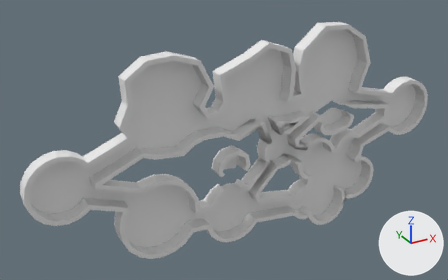
A saved change to the FBX model Assets/Models/Levels/Asymmetry.fbx.
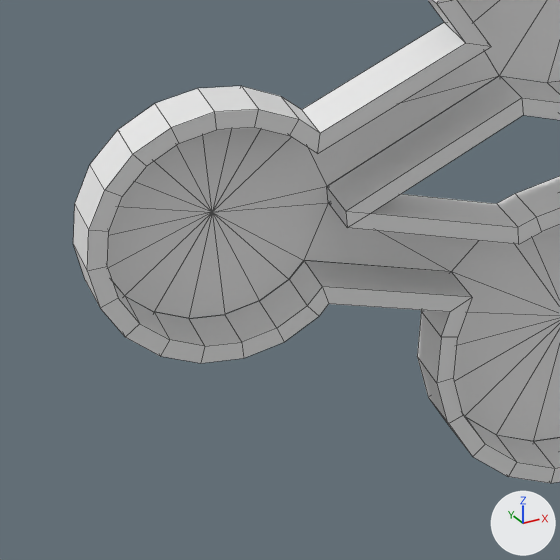
The first picture shows the older version from a 50 mm lens placed at (-177.0, -331.0, 199.0), pointed at (9.0, 7.0, 30.0). The close-ups show both versions on the part from 0% to 34% of the width and 45% to 100% of the height of that picture; other places that the commit changed are outside them. The lights are fixed; the arrows at lower right show +X, +Y and +Z. The close-ups show mesh edges as thin lines. Where no turn or scale is listed for an object, it has been applied to the vertices.

Objects in the first close-up: 'Bridge 2-2.5 (1).002', 'Bridge 2-2.5 (1).006'.
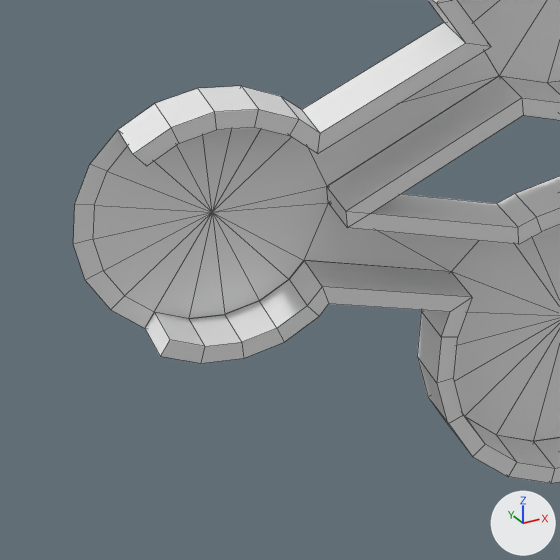
Pixel boxes [x1, y1, x2, y2] of what changed, in the close-ups (560 x 560 px):
'Bridge 2-2.5 (1).002', reshaped
    before: [107, 0, 560, 441]
    after: [73, 0, 560, 441]
'Bridge 2-2.5 (1).006', reshaped
    before: [73, 0, 560, 483]
    after: [118, 0, 560, 483]
part 1 of me_bridge_2_2_5__1__002, added
    after: [73, 130, 154, 328]
part 2 of me_bridge_2_2_5__1__001, deleted
    before: [73, 130, 169, 356]

The change, as a diff of the scene's bpy script:
```diff
--- a/Assets/Models/Levels/Asymmetry.fbx.py
+++ b/Assets/Models/Levels/Asymmetry.fbx.py
@@ me_bridge_2_2_5__1__001 @@
 # used by ob_bridge_2_2_5__1__006; location = (0.0, 60.8, 2.6)
-me_bridge_2_2_5__1__001.from_pydata(...)  # 794 vertices, 798 faces; spans x -128.0..180.0, y -70.0..-60.0, z -54.0..101.0
+me_bridge_2_2_5__1__001.from_pydata(...)  # 770 vertices, 770 faces; spans x -119.0..179.0, y -70.0..-60.0, z -54.0..101.0
+# me_bridge_2_2_5__1__001 part 2: 20 vertices removed from x -128.0..-121.0, y -70.0..-60.0, z 12.0..38.0
 me_bridge_2_2_5__1__001.materials.append(mat_floors)
@@ me_bridge_2_2_5__1__002 @@
 me_bridge_2_2_5__1__002.from_pydata(...)  # 215 vertices, 231 faces; spans x -125.0..177.0, y -60.0, z -51.0..98.0
 # used by ob_bridge_2_2_5__1__002; location = (0.0, 60.8, 2.6)
 # verts and faces of me_bridge_2_2_5__1__002; kept vertices keep their numbers, new ones are numbered from 215
 # before: 3 (-121.0, -60.0, 14.0) at pixel (124, 295), 4 (-124.0, -60.0, 31.0), 99 (-125.0, -60.0, 25.0), 101 (-124.0, -60.0, 19.0), 149 (-121.0, -60.0, 36.0)
 # before: 151 (-117.0, -60.0, 40.0), 155 (-117.0, -60.0, 10.0) at pixel (154, 311)
+# me_bridge_2_2_5__1__002 part 1
+verts[215] = (-124.0, -60.0, 12.0)  # pixel (110, 309)
+verts[216] = (-127.0, -60.0, 18.0)  # pixel (85, 280)
+verts[219] = (-128.0, -60.0, 25.0)  # pixel (73, 244)
+verts[220] = (-119.0, -60.0, 7.0)  # pixel (144, 328)
+verts[221] = (-127.0, -60.0, 32.0)  # pixel (74, 204)
+verts[223] = (-119.0, -60.0, 43.0)  # pixel (117, 129)
+verts[224] = (-124.0, -60.0, 38.0)  # pixel (89, 164)
+faces += [(99, 219, 216, 101), (149, 151, 223, 224), (4, 221, 219, 99), (4, 149, 224, 221), (3, 215, 220, 155), (3, 101, 216, 215)]
 me_bridge_2_2_5__1__002.materials.append(mat_floors)
```
